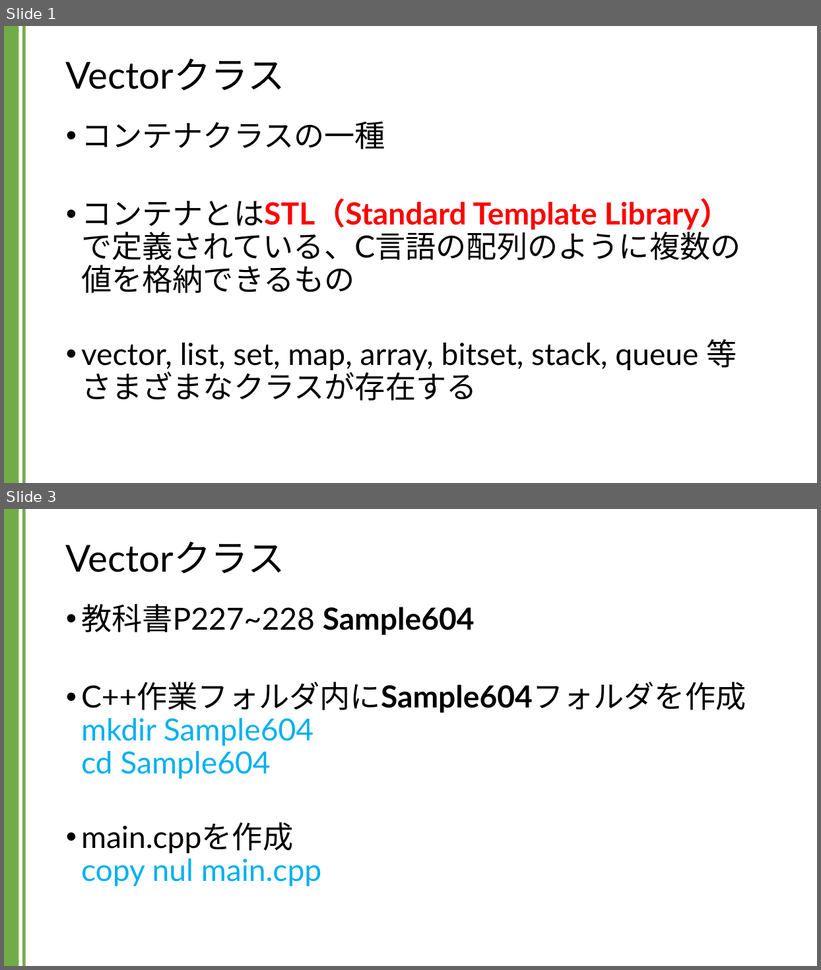
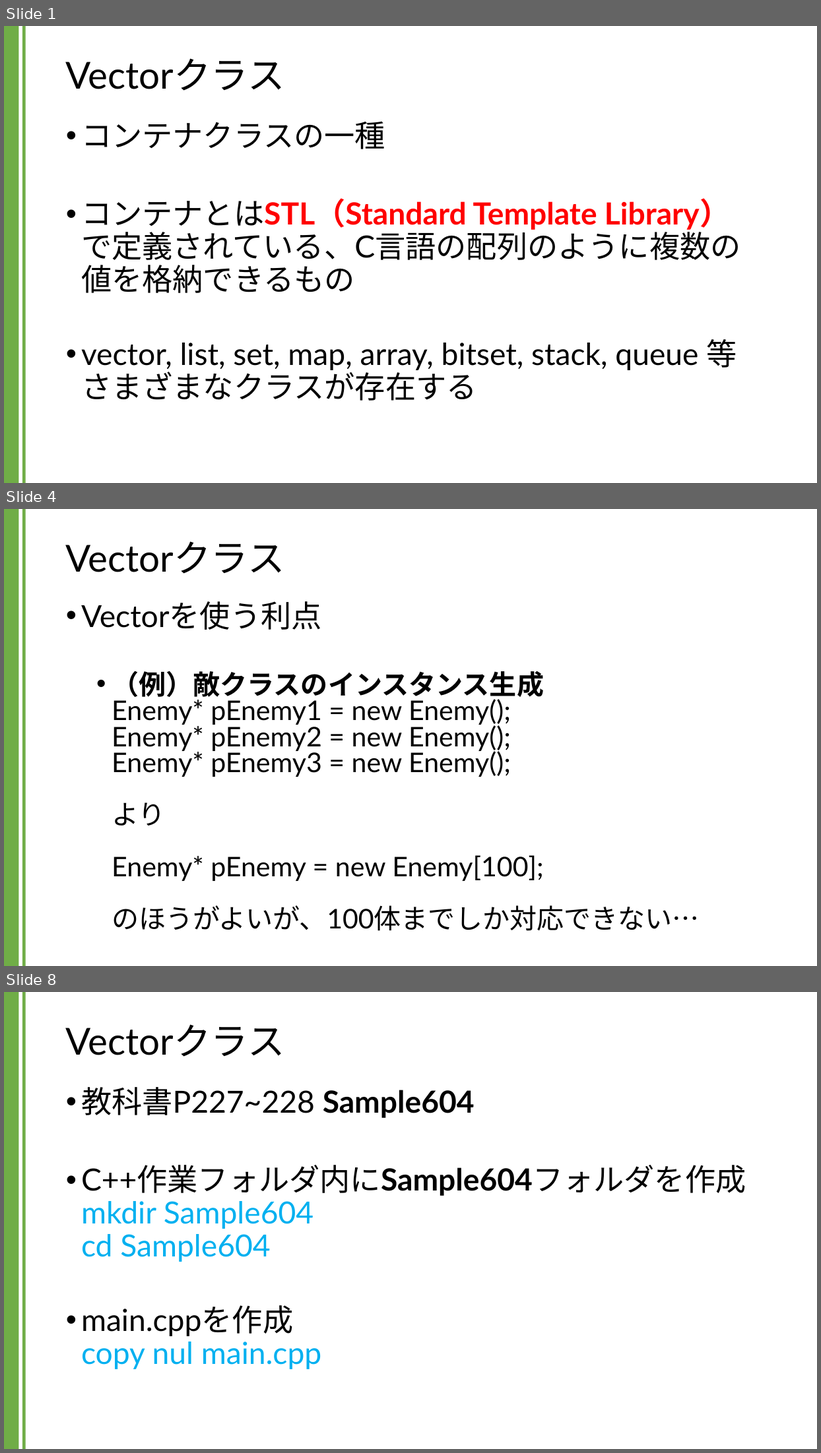
Before and after one commit to kic-murata/cpp2024, a slide deck: 授業資料/講義資料：Vectorクラス.pptx. Shown one above the other, each under a label of ours: slides 1 and 3 before the commit, slides 1, 4 and 8 after it; the slides between them are not shown. The pictures are 821x970 and 821x1453 pixels, drawn with LibreOffice and Linux fonts; fonts in the diff are those of the drawing. Boxes give left, top, right and bottom in pixels: in the first picture for what was removed or moved away, otherwise in the second. Text is boxed around its words. In the diff, an @@ line names an element or a change of style, - is before the commit and + after.

```diff
--- a/授業資料/講義資料：Vectorクラス.pptx
+++ b/授業資料/講義資料：Vectorクラス.pptx
@@ slide 4 added at [4,509,817,966], background #FFFFFF; not listed: 2 template elements that a slide beside it also shows @@
@@ title added at [66,541,285,574], 44 pt, text #000000 @@
+Vectorクラス
@@ text added at [81,601,700,931], 32 pt, text #000000 @@
+• Vectorを使う利点
+  • （例）敵クラスのインスタンス生成
+    Enemy* pEnemy1 = new Enemy();
+    Enemy* pEnemy2 = new Enemy();
+    Enemy* pEnemy3 = new Enemy();
+    より
+    Enemy* pEnemy = new Enemy[100];
+    のほうがよいが、100体までしか対応できない…
@@ what was slide 3 is now slide 8 @@
```
Also in this commit, not shown: 1 slide changed, 4 other slides added.
